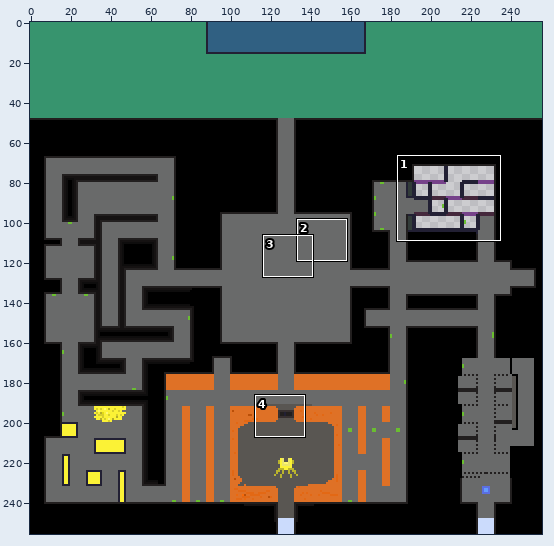
One commit to this sprite sheet: Assets/Sprite-Map(v0.2).png. Above: a wide view before the commit, with the close-up outlined.
Close-up. As it was:
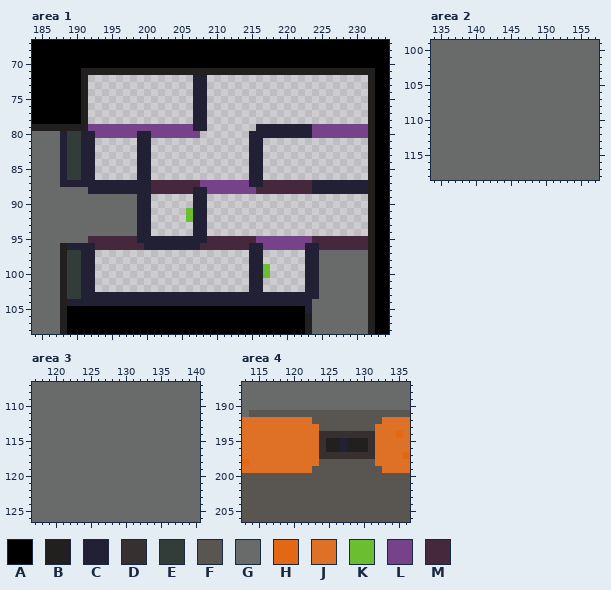
The file is 256x256 pixels. Colours within 5 levels of each other are drawn and written as one. Shown: area 1: x 184..234, y 67..108; area 2: x 134..157, y 99..118; area 3: x 117..140, y 107..126; area 4: x 113..136, y 187..206. The commit also changed other parts of the picture, which this record leaves out.
Palette (. is transparent): A #000000  B #221f1f  C #222034  D #373030  E #323c39  F #595652  G #696a6a  H #e36814  J #df7126  K #6abe30  L #76428a  M #45283c
Pixels before, area 1, first column x 184:
 67 AAAAAAAAAAAAAAAAAAAAAAAAAAAAAAAAAAAAAAAAAAAAAAAAAAA
 68 AAAAAAAAAAAAAAAAAAAAAAAAAAAAAAAAAAAAAAAAAAAAAAAAAAA
 69 AAAAAAAAAAAAAAAAAAAAAAAAAAAAAAAAAAAAAAAAAAAAAAAAAAA
 70 AAAAAAAAAAAAAAAAAAAAAAAAAAAAAAAAAAAAAAAAAAAAAAAAAAA
 71 AAAAAAABBBBBBBBBBBBBBBBBBBBBBBBBBBBBBBBBBBBBBBBBBAA
 72 AAAAAAAB...............CC.......................BAA
 73 AAAAAAAB...............CC.......................BAA
 74 AAAAAAAB...............CC.......................BAA
 75 AAAAAAAB...............CC.......................BAA
 76 AAAAAAAB...............CC.......................BAA
 77 AAAAAAAB...............CC.......................BAA
 78 AAAAAAAB...............CC.......................BAA
 79 BBBBBBBBLLLLLLLLLLLLLLLCC.......CCCCCCCCLLLLLLLLBAA
 80 GGGGCEECCLLLLLLCCLLLLLLL.......CCCCCCCCCLLLLLLLLBAA
 81 GGGGCEECC......CC..............CC...............BAA
 82 GGGGCEECC......CC..............CC...............BAA
 83 GGGGCEECC......CC..............CC...............BAA
 84 GGGGCEECC......CC..............CC...............BAA
 85 GGGGCEECC......CC..............CC...............BAA
 86 GGGGCEECC......CC..............CC...............BAA
 87 GGGGCCCCCCCCCCCCCMMMMMMMLLLLLLLCCMMMMMMMCCCCCCCCBAA
 88 GGGGGGGGCCCCCCCCCMMMMMMCCLLLLLLLMMMMMMMMCCCCCCCCBAA
 89 GGGGGGGGGGGGGGGCC......CC.......................BAA
 90 GGGGGGGGGGGGGGGCC......CC.......................BAA
 91 GGGGGGGGGGGGGGGCC.....KCC.......................BAA
 92 GGGGGGGGGGGGGGGCC.....KCC.......................BAA
 93 GGGGGGGGGGGGGGGCC......CC.......................BAA
 94 GGGGGGGGGGGGGGGCC......CC.......................BAA
 95 GGGGGGGGMMMMMMMCCCCCCCCCCMMMMMMMLLLLLLLLMMMMMMMMBAA
 96 GGGGBCCCCMMMMMMMCCCCCCCCMMMMMMMCCLLLLLLCCMMMMMMMBAA
 97 GGGGBEECC......................CC......CCGGGGGGGBAA
 98 GGGGBEECC......................CC......CCGGGGGGGBAA
 99 GGGGBEECC......................CCK.....CCGGGGGGGBAA
100 GGGGBEECC......................CCK.....CCGGGGGGGBAA
101 GGGGBEECC......................CC......CCGGGGGGGBAA
102 GGGGBEECC......................CC......CCGGGGGGGBAA
103 GGGGBEECCCCCCCCCCCCCCCCCCCCCCCCCCCCCCCCCCGGGGGGGBAA
104 GGGGBCCCCCCCCCCCCCCCCCCCCCCCCCCCCCCCCCCCGGGGGGGGBAA
105 GGGGBAAAAAAAAAAAAAAAAAAAAAAAAAAAAAAAAAACGGGGGGGGBAA
106 GGGGBAAAAAAAAAAAAAAAAAAAAAAAAAAAAAAAAAABGGGGGGGGBAA
107 GGGGBAAAAAAAAAAAAAAAAAAAAAAAAAAAAAAAAAABGGGGGGGGBAA
108 GGGGBAAAAAAAAAAAAAAAAAAAAAAAAAAAAAAAAAABGGGGGGGGBAA
Pixels before, area 2, first column x 134:
 99 GGGGGGGGGGGGGGGGGGGGGGGG
100 GGGGGGGGGGGGGGGGGGGGGGGG
101 GGGGGGGGGGGGGGGGGGGGGGGG
102 GGGGGGGGGGGGGGGGGGGGGGGG
103 GGGGGGGGGGGGGGGGGGGGGGGG
104 GGGGGGGGGGGGGGGGGGGGGGGG
105 GGGGGGGGGGGGGGGGGGGGGGGG
106 GGGGGGGGGGGGGGGGGGGGGGGG
107 GGGGGGGGGGGGGGGGGGGGGGGG
108 GGGGGGGGGGGGGGGGGGGGGGGG
109 GGGGGGGGGGGGGGGGGGGGGGGG
110 GGGGGGGGGGGGGGGGGGGGGGGG
111 GGGGGGGGGGGGGGGGGGGGGGGG
112 GGGGGGGGGGGGGGGGGGGGGGGG
113 GGGGGGGGGGGGGGGGGGGGGGGG
114 GGGGGGGGGGGGGGGGGGGGGGGG
115 GGGGGGGGGGGGGGGGGGGGGGGG
116 GGGGGGGGGGGGGGGGGGGGGGGG
117 GGGGGGGGGGGGGGGGGGGGGGGG
118 GGGGGGGGGGGGGGGGGGGGGGGG
Pixels before, area 3, first column x 117:
107 GGGGGGGGGGGGGGGGGGGGGGGG
108 GGGGGGGGGGGGGGGGGGGGGGGG
109 GGGGGGGGGGGGGGGGGGGGGGGG
110 GGGGGGGGGGGGGGGGGGGGGGGG
111 GGGGGGGGGGGGGGGGGGGGGGGG
112 GGGGGGGGGGGGGGGGGGGGGGGG
113 GGGGGGGGGGGGGGGGGGGGGGGG
114 GGGGGGGGGGGGGGGGGGGGGGGG
115 GGGGGGGGGGGGGGGGGGGGGGGG
116 GGGGGGGGGGGGGGGGGGGGGGGG
117 GGGGGGGGGGGGGGGGGGGGGGGG
118 GGGGGGGGGGGGGGGGGGGGGGGG
119 GGGGGGGGGGGGGGGGGGGGGGGG
120 GGGGGGGGGGGGGGGGGGGGGGGG
121 GGGGGGGGGGGGGGGGGGGGGGGG
122 GGGGGGGGGGGGGGGGGGGGGGGG
123 GGGGGGGGGGGGGGGGGGGGGGGG
124 GGGGGGGGGGGGGGGGGGGGGGGG
125 GGGGGGGGGGGGGGGGGGGGGGGG
126 GGGGGGGGGGGGGGGGGGGGGGGG
Pixels before, area 4, first column x 113:
187 GGGGGGGGGGGGGGGGGGGGGGGG
188 GGGGGGGGGGGGGGGGGGGGGGGG
189 GGGGGGGGGGGGGGGGGGGGGGGG
190 GGGGGGGGGGGGGGGGGGGGGGGG
191 GFFFFFFFFFFFFFFFFFFFFFFF
192 JJJJJJJJJJFFFFFFFFFFJJJJ
193 JJJJJJJJJJJFFFFFFFFJJJJJ
194 JJJJJJJJJJJDDDDDDDDJJJHJ
195 JJJJJJJJJJJDBBCBBBDJJJJJ
196 JJJJJJJJJJJDBBCBBBDJJJJJ
197 JJJJJJJJJJJDDDDDDDDJJJJH
198 HJJJJJJJJJJFFFFFFFFJJJJJ
199 JJJJJJJJJJFFFFFFFFFFJJJJ
200 FFFFFFFFFFFFFFFFFFFFFFFF
201 FFFFFFFFFFFFFFFFFFFFFFFF
202 FFFFFFFFFFFFFFFFFFFFFFFF
203 FFFFFFFFFFFFFFFFFFFFFFFF
204 FFFFFFFFFFFFFFFFFFFFFFFF
205 FFFFFFFFFFFFFFFFFFFFFFFF
206 FFFFFFFFFFFFFFFFFFFFFFFF
And afterwards:
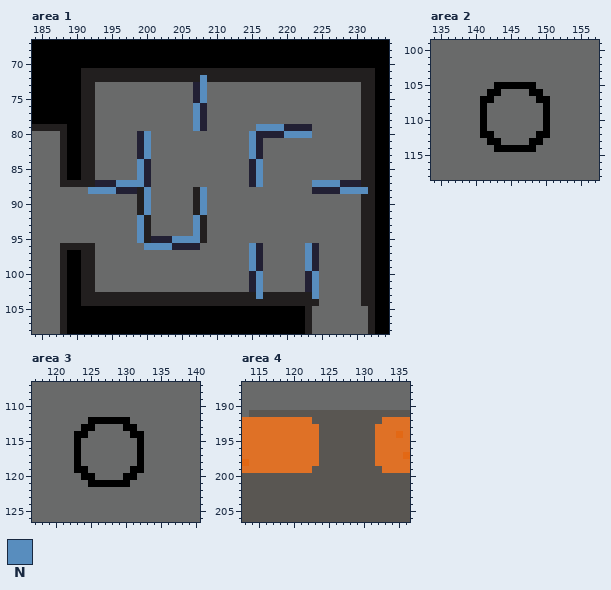
Colours new in this view: N #588dbe
The exact change:
Area 1:
y 72: x 192..231 ...............CC....................... -> BBBBBBBBBBBBBBBBNBBBBBBBBBBBBBBBBBBBBBBB
y 73..75: x 192..206 ............... -> BGGGGGGGGGGGGGG; x 208..231 C....................... -> NGGGGGGGGGGGGGGGGGGGGGGB
y 76..78: x 192..207 ...............C -> BGGGGGGGGGGGGGGN; x 209..231 ....................... -> GGGGGGGGGGGGGGGGGGGGGGB
y 79: x 189..190 BB -> AA; x 192..207 LLLLLLLLLLLLLLLC -> BGGGGGGGGGGGGGGN; x 209..219 .......CCCC -> GGGGGGGNNNN; x 224..231 LLLLLLLL -> GGGGGGGB
y 80: x 188..198 CEECCLLLLLL -> BAABBGGGGGG; x 200..215 CLLLLLLL.......C -> NGGGGGGGGGGGGGGN; x 220..231 CCCCLLLLLLLL -> NNNNGGGGGGGB
y 81..83: x 188..198 CEECC...... -> BAABBGGGGGG; x 200..215 C..............C -> NGGGGGGGGGGGGGGN; x 217..231 ............... -> GGGGGGGGGGGGGGB
y 84..86: x 188..199 CEECC......C -> BAABBGGGGGGN; x 201..214 .............. -> GGGGGGGGGGGGGG; x 216..231 C............... -> NGGGGGGGGGGGGGGB
y 87: x 188..192 CCCCC -> BBBBB; x 196..199 CCCC -> NNNN; x 201..214 MMMMMMMLLLLLLL -> GGGGGGGGGGGGGG; x 216..227 CMMMMMMMCCCC -> NGGGGGGGNNNN; x 231 C -> B
y 88: x 192..195 CCCC -> NNNN; x 199..223 CCMMMMMMCCLLLLLLLMMMMMMMM -> BNGGGGGGBNGGGGGGGGGGGGGGG; x 228..231 CCCC -> NNNN
y 89..90: x 199..231 CC......CC....................... -> BNGGGGGGBNGGGGGGGGGGGGGGGGGGGGGGB
y 91: x 199..231 CC.....KCC....................... -> BNGGGGGGBNGGGGGGGGGGGGGGGGGGGGGGB
y 92: x 199..231 CC.....KCC....................... -> NBGGGGGGNBGGGGGGGGGGGGGGGGGGGGGGB
y 93..94: x 199..231 CC......CC....................... -> NBGGGGGGNBGGGGGGGGGGGGGGGGGGGGGGB
y 95: x 192..200 MMMMMMMCC -> GGGGGGGNB; x 204..231 CCCCCMMMMMMMLLLLLLLLMMMMMMMM -> NNNNBGGGGGGGGGGGGGGGGGGGGGGB
y 96: x 189..203 CCCCMMMMMMMCCCC -> BBBBGGGGGGGNNNN; x 208..215 MMMMMMMC -> GGGGGGGN; x 217..223 LLLLLLC -> GGGGGGN; x 225..231 MMMMMMM -> GGGGGGB
y 97..98: x 189..215 EECC......................C -> AABBGGGGGGGGGGGGGGGGGGGGGGN; x 217..223 ......C -> GGGGGGN; x 231 G -> B
y 99: x 189..215 EECC......................C -> AABBGGGGGGGGGGGGGGGGGGGGGGN; x 217..223 K.....C -> GGGGGGN; x 231 G -> B
y 100: x 189..214 EECC...................... -> AABBGGGGGGGGGGGGGGGGGGGGGG; x 216..222 CK..... -> NGGGGGG; x 224 C -> N; x 231 G -> B
y 101..102: x 189..214 EECC...................... -> AABBGGGGGGGGGGGGGGGGGGGGGG; x 216..222 C...... -> NGGGGGG; x 224 C -> N; x 231 G -> B
y 103: x 189..224 EECCCCCCCCCCCCCCCCCCCCCCCCCCCCCCCCCC -> AABBBBBBBBBBBBBBBBBBBBBBBBBNBBBBBBBN; x 231 G -> B
y 104: x 189..224 CCCCCCCCCCCCCCCCCCCCCCCCCCCCCCCCCCCG -> AABBBBBBBBBBBBBBBBBBBBBBBBBBBBBBBBBB; x 231 G -> B
y 105: x 223 C -> B
Area 2:
y 105: x 143..148 GGGGGG -> AAAAAA
y 106: x 142..143 GG -> AA; x 148..149 GG -> AA
y 107: x 141..142 GG -> AA; x 149..150 GG -> AA
y 108..111: x 141 G -> A; x 150 G -> A
y 112: x 141..142 GG -> AA; x 149..150 GG -> AA
y 113: x 142..143 GG -> AA; x 148..149 GG -> AA
y 114: x 143..148 GGGGGG -> AAAAAA
Area 3:
y 112: x 125..130 GGGGGG -> AAAAAA
y 113: x 124..125 GG -> AA; x 130..131 GG -> AA
y 114: x 123..124 GG -> AA; x 131..132 GG -> AA
y 115..118: x 123 G -> A; x 132 G -> A
y 119: x 123..124 GG -> AA; x 131..132 GG -> AA
y 120: x 124..125 GG -> AA; x 130..131 GG -> AA
y 121: x 125..130 GGGGGG -> AAAAAA
Area 4:
y 194: x 124..131 DDDDDDDD -> FFFFFFFF
y 195..196: x 124..131 DBBCBBBD -> FFFFFFFF
y 197: x 124..131 DDDDDDDD -> FFFFFFFF
Pixel boxes of the changes (left, top, right, bottom) in both close-ups:
changed: (60, 75, 368, 313)
changed: (480, 82, 550, 152)
changed: (74, 417, 144, 487)
changed: (319, 431, 375, 459)
